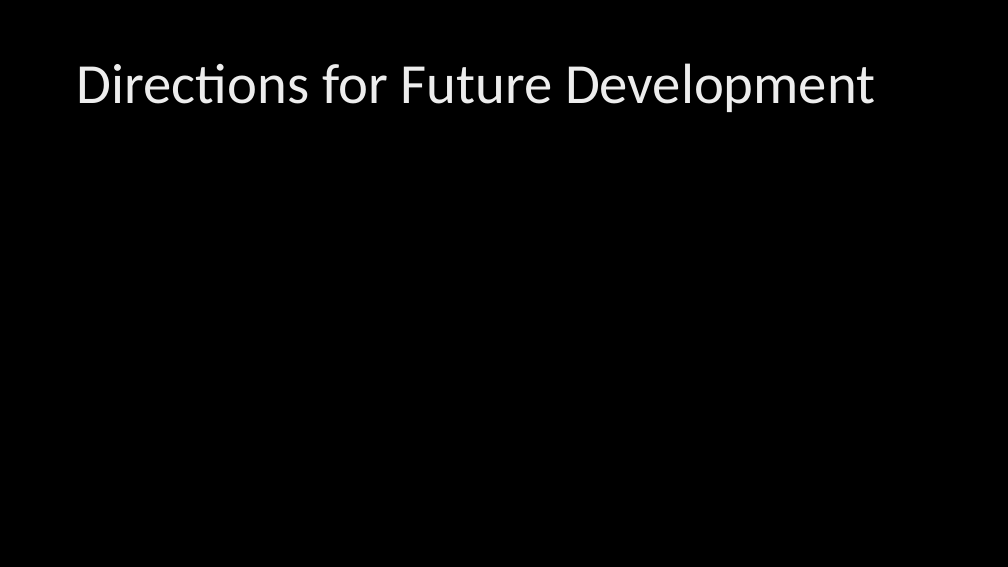
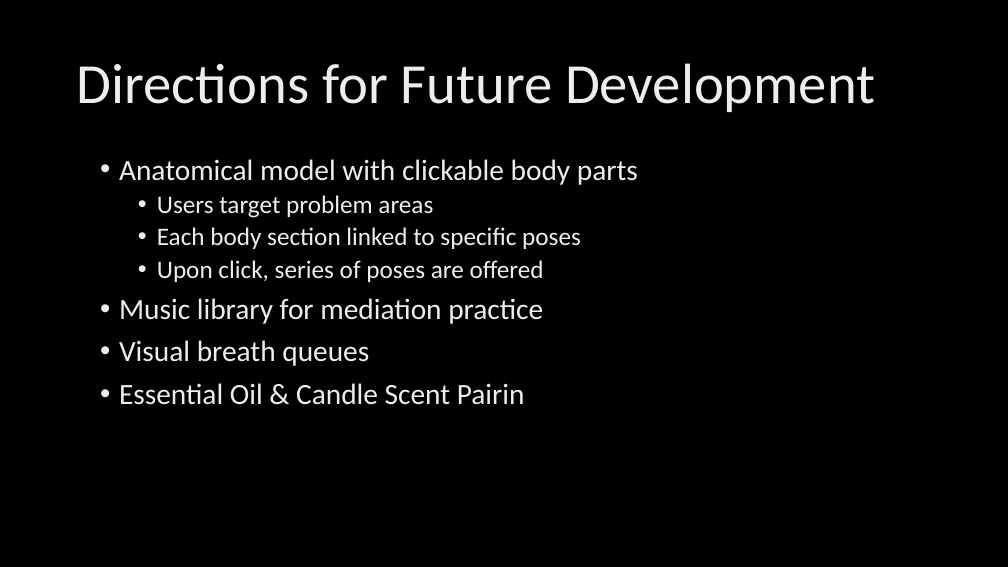
Before and after one commit to DesCoding/NamasteYogi2.0, a slide deck: slide 6 of Assets/NYSlides.pptx. Drawn at 1008x567 pixels with LibreOffice and Linux fonts; fonts in the diff are those of the drawing; background and template pictures are left out. Boxes give left, top, right and bottom in pixels: in the first picture for what was removed or moved away, otherwise in the second. Text is boxed around its words. In the diff, an @@ line names an element or a change of style, - is before the commit and + after.

Commit message:
updating formatting for meditation and yoga pages, added meditation ul to html and guide users through practice, added demo image for read me, updated power point slides, refined read me info to meet project criteria

```diff
--- a/Assets/NYSlides.pptx
+++ b/Assets/NYSlides.pptx
@@ text added at [119,159,638,405], 28 pt, text gradient #BFBFBF to #EDEDED to #FFFFFF @@
+• Anatomical model with clickable body parts
+  • Users target problem areas
+  • Each body section linked to specific poses
+  • Upon click, series of poses are offered
+• Music library for mediation practice
+• Visual breath queues
+• Essential Oil & Candle Scent Pairin
```
Also in this commit, not shown: 3 other slides changed, 5 other files.
